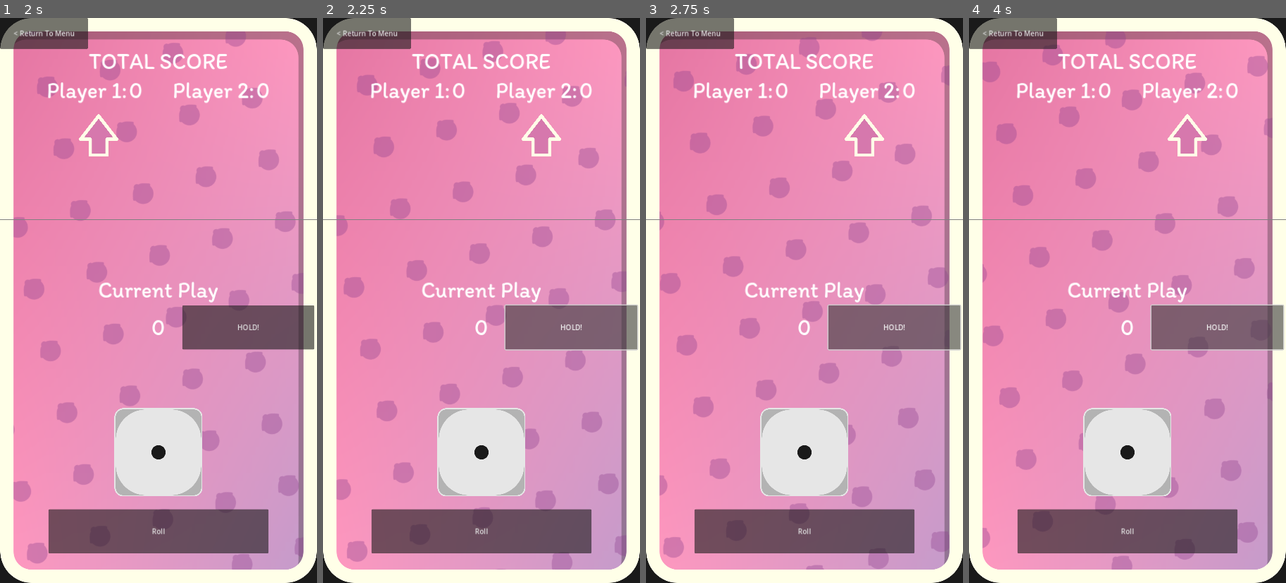
Above: before the commit, frames 1-4 (left to right).
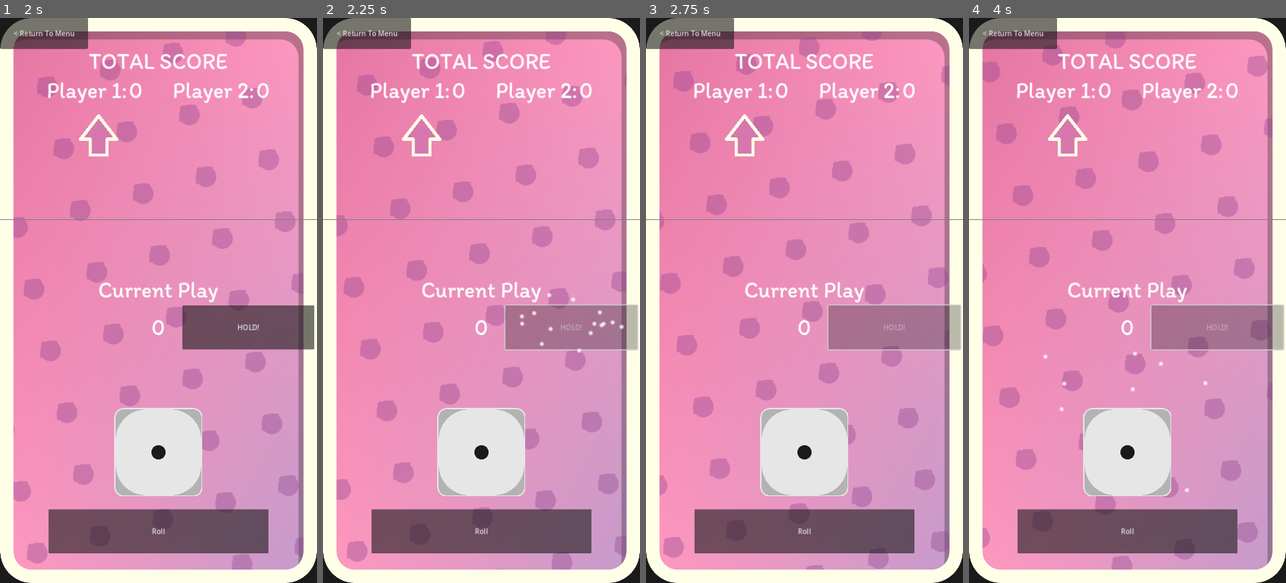
Above: after the commit, the same moments.

Repository: Ghigog/Cerdo
Game: Godot game, scene res://Scenes/app.tscn
Two runs of this game, one before a commit and one after it. Both use one fixed random seed, a clock stepped at 60 frames per second and the inputs below. Sound files missing from this copy of the repository are replaced by a short silence.
Inputs:
- Up to frame 1 (2 s): click "Play" at 0.5 s; click "Play" at 1.25 s
- Up to frame 2 (2.25 s): click "HOLD!" at 2 s
- Up to frame 3 (2.75 s): no input
- Up to frame 4 (4 s): click "Roll" at 2.75 s; click "HOLD!" at 3.5 s

Frame 1 is identical in both runs. In frame 2, 3.9% of the frame differs, in the area x 24-100%, y 17-60%; in frame 3, 3.8%; in frame 4, 3.9%, in the area x 23-100%, y 17-84%.

Commit message:
added hold feedback
with timer delay and effects

Diff:
--- a/Scenes/main.tscn
+++ b/Scenes/main.tscn
@@ -1,15 +1,29 @@
-[gd_scene load_steps=11 format=3 uid="uid://fb1hsron3wl3"]
+[gd_scene load_steps=13 format=3 uid="uid://fb1hsron3wl3"]
 
 [ext_resource type="Script" path="res://Scripts/main.gd" id="1_yek6o"]
 [ext_resource type="LabelSettings" uid="uid://cuqtmgbcktie8" path="res://Assets/title_text_settings.tres" id="2_tmmpw"]
 [ext_resource type="Texture2D" uid="uid://bifnu3pfagcyv" path="res://Assets/DiceImages/dice1.svg" id="4_4vuc5"]
 [ext_resource type="Texture2D" uid="uid://rnale02jvivo" path="res://Assets/arrow2.png" id="4_ucb5p"]
+[ext_resource type="Texture2D" uid="uid://ri0q64ig6q8y" path="res://Assets/Particles/brillo.png" id="5_n0uwl"]
 [ext_resource type="PackedScene" uid="uid://cfvdsu8ij2ojg" path="res://Scenes/anim_background.tscn" id="5_nk20s"]
 [ext_resource type="AudioStream" uid="uid://b7eunfn41niwi" path="res://Assets/Audio/Music/CerdoSongBellA.wav" id="6_1akw0"]
 [ext_resource type="AudioStream" uid="uid://48kvwm6t6dam" path="res://Assets/Audio/Music/CerdoSong2.wav" id="7_1hmxj"]
 [ext_resource type="AudioStream" uid="uid://x4tvogad4nma" path="res://Assets/Audio/Music/CerdoSongB1.wav" id="8_2nbw1"]
 [ext_resource type="AudioStream" uid="uid://doro1n6ccvhv6" path="res://Assets/Audio/Music/CerdoSongBass.wav" id="9_2hiwt"]
 [ext_resource type="AudioStream" uid="uid://7xb7d6clqmte" path="res://Assets/Audio/Music/CerdoSongBass2.wav" id="10_i0yn8"]
+
+[sub_resource type="ParticleProcessMaterial" id="ParticleProcessMaterial_1mmcp"]
+emission_shape_scale = Vector3(20, 5, 1)
+emission_shape = 6
+emission_ring_axis = Vector3(0, 0, 1)
+emission_ring_height = 1.0
+emission_ring_radius = 3.0
+emission_ring_inner_radius = 2.0
+direction = Vector3(0, -1, 0)
+initial_velocity_min = 50.0
+initial_velocity_max = 100.0
+gravity = Vector3(0, 98, 0)
+radial_accel_max = 140.0
 
 [node name="Main" type="Control"]
 layout_mode = 3
@@ -109,6 +123,26 @@
 layout_mode = 2
 text = "HOLD!"
 
+[node name="Control" type="Control" parent="CanvasLayer/VBoxContainer/HBoxContainer2/HoldButton"]
+layout_mode = 1
+anchors_preset = 8
+anchor_left = 0.5
+anchor_top = 0.5
+anchor_right = 0.5
+anchor_bottom = 0.5
+grow_horizontal = 2
+grow_vertical = 2
+
+[node name="HoldParticles" type="GPUParticles2D" parent="CanvasLayer/VBoxContainer/HBoxContainer2/HoldButton/Control"]
+emitting = false
+amount = 15
+process_material = SubResource("ParticleProcessMaterial_1mmcp")
+texture = ExtResource("5_n0uwl")
+lifetime = 3.0
+one_shot = true
+speed_scale = 5.0
+explosiveness = 1.0
+
 [node name="Control2" type="Control" parent="CanvasLayer/VBoxContainer"]
 custom_minimum_size = Vector2(300, 100)
 layout_mode = 2
@@ -137,7 +171,10 @@
 offset_bottom = 70.0
 text = "< Return To Menu"
 
-[node name="Timer" type="Timer" parent="CanvasLayer"]
+[node name="Timer" type="Timer" parent="."]
+one_shot = true
+
+[node name="DelayTimer" type="Timer" parent="."]
 one_shot = true
 
 [node name="TurnMusic" type="AudioStreamPlayer" parent="."]
@@ -165,6 +202,7 @@
 [connection signal="pressed" from="CanvasLayer/VBoxContainer/HBoxContainer2/HoldButton" to="." method="_on_hold_button_pressed"]
 [connection signal="pressed" from="CanvasLayer/VBoxContainer/RollButton" to="." method="_on_roll_button_pressed"]
 [connection signal="pressed" from="CanvasLayer/Back" to="." method="_on_back_pressed"]
-[connection signal="timeout" from="CanvasLayer/Timer" to="." method="_on_timer_timeout"]
+[connection signal="timeout" from="Timer" to="." method="_on_timer_timeout"]
+[connection signal="timeout" from="DelayTimer" to="." method="hold_button_functionality"]
 [connection signal="finished" from="TurnMusic" to="." method="_on_turn_music_finished"]
 [connection signal="finished" from="MainTune" to="." method="_on_main_tune_finished"]
--- a/Scripts/main.gd
+++ b/Scripts/main.gd
@@ -10,7 +10,9 @@
 @onready var hold_button = $CanvasLayer/VBoxContainer/HBoxContainer2/HoldButton
 @onready var roll_button = $CanvasLayer/VBoxContainer/RollButton
 
-@onready var timer = $CanvasLayer/Timer
+@onready var timer = $Timer
+@onready var delay_timer = $DelayTimer
+
 
 ## MUSIC
 @onready var turn_music = $TurnMusic
@@ -18,6 +20,11 @@
 @onready var detail_music = $DetailMusic
 @onready var bass = $Bass
 @onready var bass_2 = $Bass2
+
+
+## EFFECTS
+@onready var hold_particles = $CanvasLayer/VBoxContainer/HBoxContainer2/HoldButton/Control/HoldParticles
+
 
 var music_stage: int
 var _swap_turn_music
@@ -52,7 +59,7 @@
 # Called when the node enters the scene tree for the first time.
 func _ready():
 	render_scores()
-	refresh_turn()
+	refresh_turn_icon()
 	random.randomize()
 
 
@@ -75,18 +82,25 @@
 		current_score_label.text = str(current_score)
 
 func _on_hold_button_pressed():
+	hold_button.disabled = true
 	Global.player_scores[Global.turn] += current_score
 	check_music()
 	render_scores()
-	refresh_turn()
+	hold_particles.emitting = true
+	delay_timer.start()
 
+
+func hold_button_functionality():
+	hold_button.disabled = false
+	hold_particles.emitting = false
+	Global.save_game()
+	refresh_turn_icon()
 	if Global.player_scores[Global.turn] >= 100:
 		Global.last_winner = Global.turn
 		for score in len(Global.player_scores):
 			Global.player_scores[score] = 0
 		get_tree().change_scene_to_file("res://Scenes/end_screen.tscn")
 	_swap_players()
-	Global.save_game()
 
 func _swap_players():
 	_swap_turn_music = true
@@ -97,7 +111,7 @@
 	var cpu_turn = (Global.second_player == 1) and (Global.turn == 1)
 	roll_button.disabled = cpu_turn
 	hold_button.disabled = cpu_turn
-	refresh_turn()
+	refresh_turn_icon()
 	if cpu_turn:
 		cpu_play()
 
@@ -105,7 +119,7 @@
 	player_1_score_label.text = str(Global.player_scores[0])
 	player_2_score_label.text = str(Global.player_scores[1])
 
-func refresh_turn():
+func refresh_turn_icon():
 	player_turn_h_box_container.alignment = (
 		player_turn_h_box_container.ALIGNMENT_BEGIN
 		if Global.turn == 0 else
--- a/Tests/Unit/test_main.gd
+++ b/Tests/Unit/test_main.gd
@@ -23,7 +23,7 @@
 func refresh_turn_from_to(alignment_from, turn, expected_alignment):
 	Global.turn = turn
 	_main.player_turn_h_box_container.alignment = alignment_from
-	_main.refresh_turn()
+	_main.refresh_turn_icon()
 	assert_eq(_main.player_turn_h_box_container.alignment, expected_alignment,
 	 "Expected to be " + HBOX_ALIGNMENTS[expected_alignment])
 
--- a/cerdo_bus.tres
+++ b/cerdo_bus.tres
@@ -4,6 +4,7 @@
 resource_name = "Panner"
 
 [resource]
+bus/0/volume_db = -14.6228
 bus/1/name = &"Music"
 bus/1/solo = false
 bus/1/mute = false
--- a/project.godot
+++ b/project.godot
@@ -38,9 +38,7 @@
 
 [editor_plugins]
 
-
 enabled=PackedStringArray("res://addons/gut/plugin.cfg")
-
 
 [rendering]
 
Binary file added: Assets/Particles/brillo.png
Not shown, added: Assets/Particles/brillo.png.import
